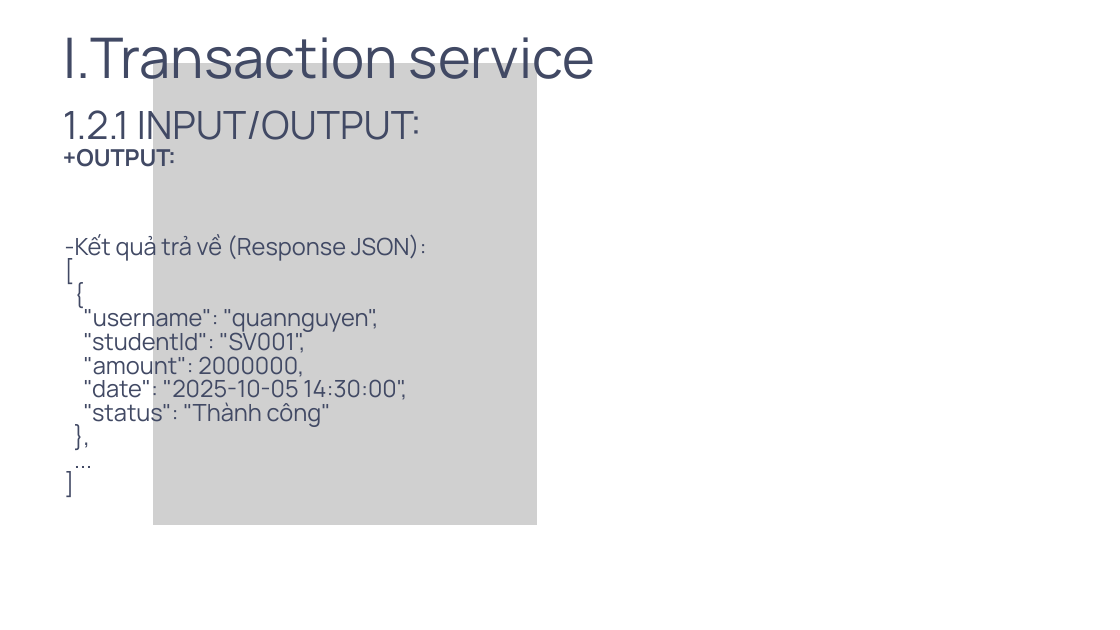
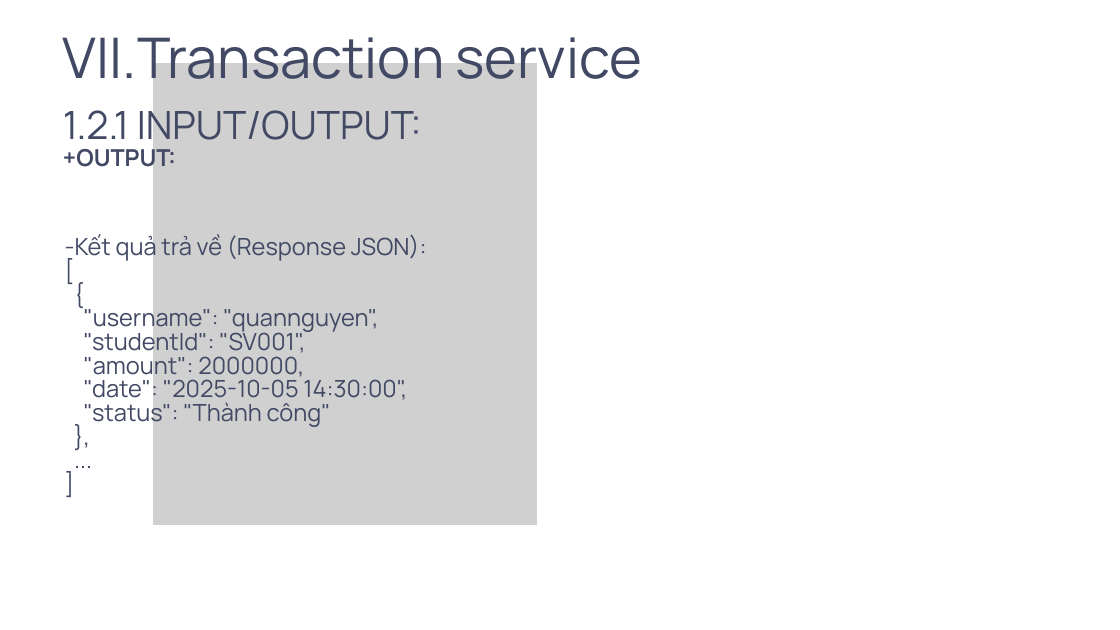
Before and after one commit to MinhQuan0206/SOA_MidTerm_Project, a slide deck: slide 31 of Slide thuyết trình.pptx (slide 29 before the commit). Drawn at 1120x630 pixels with LibreOffice and Linux fonts; fonts in the diff are those of the drawing; grey boxes stand for pictures; background and template pictures are left out. Boxes give left, top, right and bottom in pixels: in the first picture for what was removed or moved away, otherwise in the second. Text is boxed around its words. In the diff, an @@ line names an element or a change of style, - is before the commit and + after.

```diff
--- a/Slide thuyết trình.pptx
+++ b/Slide thuyết trình.pptx
@@ text at (63,37,642,93): text changed @@
-I.Transaction service
+VII.Transaction service
```
Also in this commit, not shown: 27 other slides changed, 1 other file.
